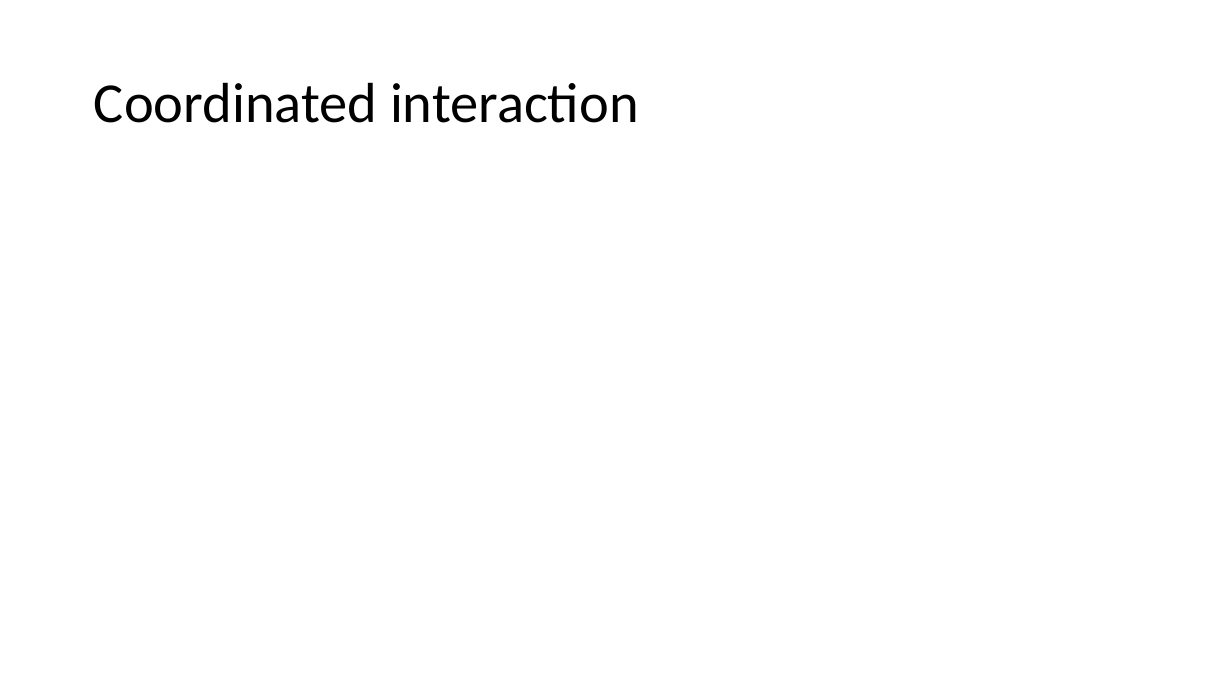
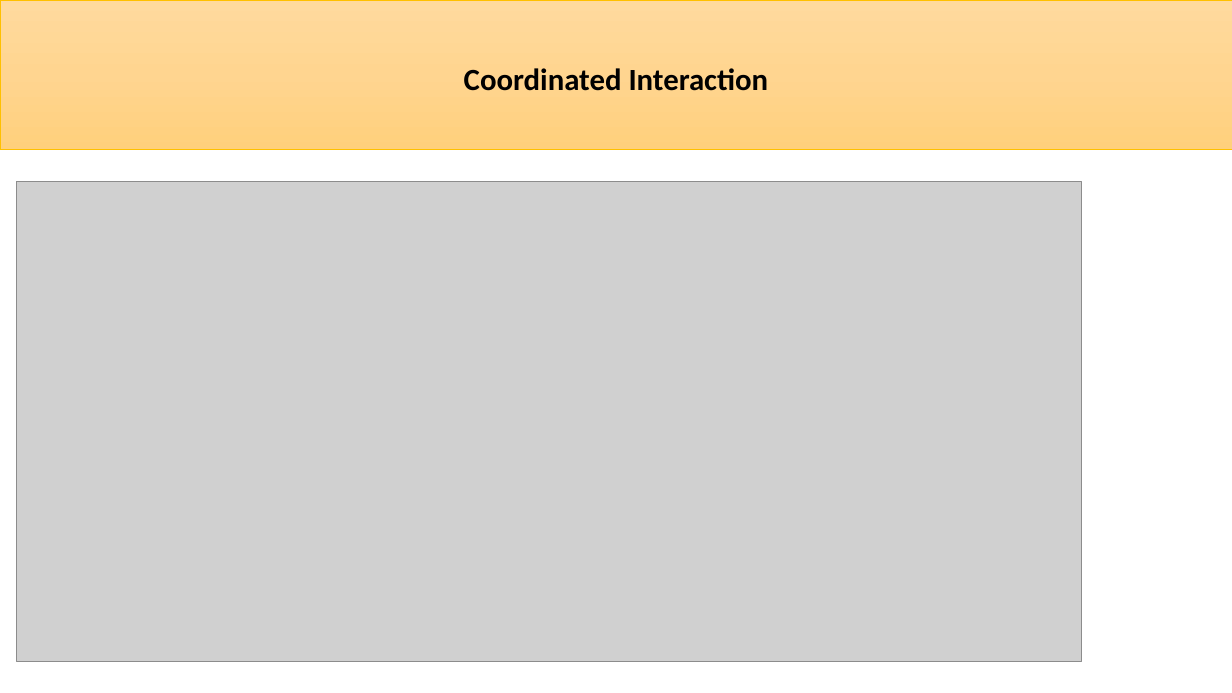
Before and after one commit to JolienRietkerk/PhD, a slide deck: slide 9 of doc/PhD intro to MPI.pptx (slide 6 before the commit). Drawn at 1232x693 pixels with LibreOffice and Linux fonts; fonts in the diff are those of the drawing; grey boxes stand for pictures. Boxes give left, top, right and bottom in pixels: in the first picture for what was removed or moved away, otherwise in the second. Text is boxed around its words. In the diff, an @@ line names an element or a change of style, - is before the commit and + after.

```diff
--- a/doc/PhD intro to MPI.pptx
+++ b/doc/PhD intro to MPI.pptx
@@ rectangle "Coordinated Interaction": place and size @@
-rectangle "Coordinated Interaction" at (94, 82, 639, 123)
+rectangle "Coordinated Interaction" at (0, 0, 1232, 150)
@@ rectangle "Coordinated Interaction" at (0, 0, 1232, 150): vertical alignment middle to top; fill none to gradient #FFDB9E to #FFD590 to #FFD07C; outline none to #FFC000 0.5 pt @@
@@ text in rectangle at (464, 68, 769, 91): text changed; size 44 to 24 pt; bold on @@
-Coordinated interaction
+Coordinated Interaction
@@ picture added at (17, 181, 1082, 662) @@
```
Also in this commit, not shown: 3 other slides changed, 11 slides added, 3 slides removed.
